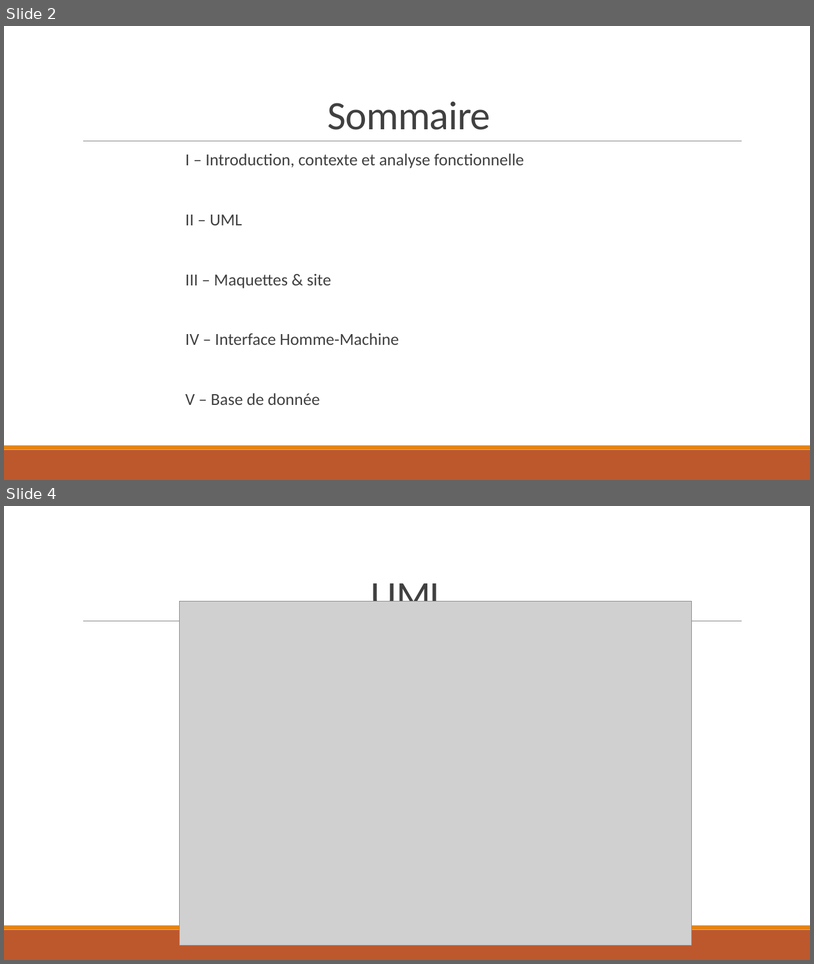
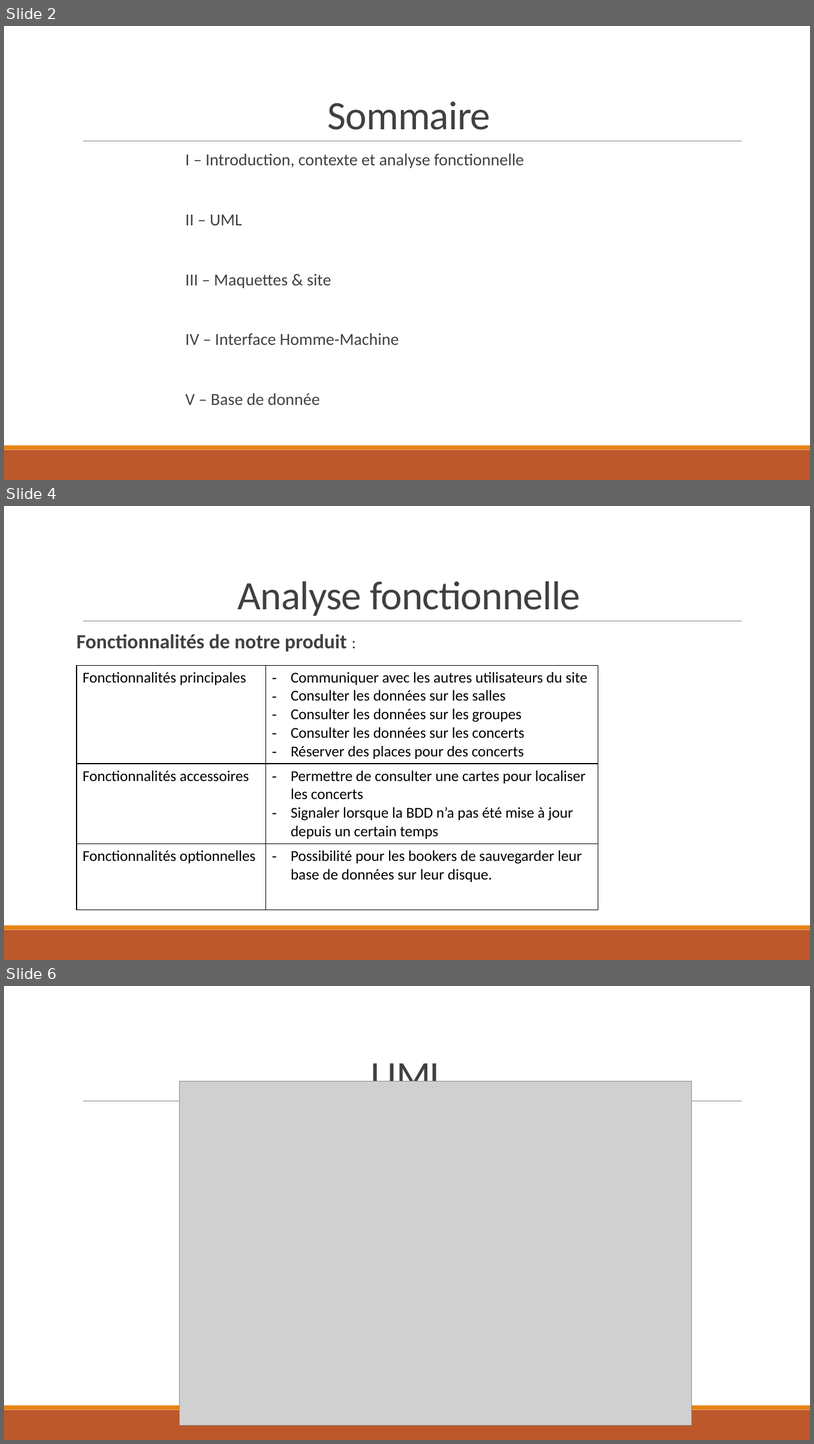
Before and after one commit to Orionde/Mew-Project, a slide deck: blabla/Rendu/Projet Booker it2 - V1.pptx. Shown one above the other, each under a label of ours: slides 2 and 4 before the commit, slides 2, 4 and 6 after it; the slides between them are not shown. The pictures are 814x964 and 814x1444 pixels, drawn with LibreOffice and Linux fonts; fonts in the diff are those of the drawing; grey boxes stand for pictures. Boxes give left, top, right and bottom in pixels: in the first picture for what was removed or moved away, otherwise in the second. Text is boxed around its words. In the diff, an @@ line names an element or a change of style, - is before the commit and + after.

```diff
--- a/blabla/Rendu/Projet Booker it2 - V1.pptx
+++ b/blabla/Rendu/Projet Booker it2 - V1.pptx
@@ slide 4 added at bbox=[4, 506, 810, 960], background #FFFFFF; not listed: 3 template elements that a slide beside it also shows @@
@@ title added at bbox=[237, 581, 581, 616], 48 pt, text #404040 @@
+Analyse fonctionnelle
@@ text added at bbox=[77, 634, 347, 652], 24 pt, text #404040, bold @@
+Fonctionnalités de notre produit :
@@ table added at bbox=[77, 665, 599, 906], 3 rows, 2 columns @@
+Fonctionnalités principales | Communiquer avec les autres utilisateurs du site / Consulter les données sur les salles / Consulter les données sur les groupes / Consulter les données sur les concerts / Réserver des places pour des concerts
+Fonctionnalités accessoires | Permettre de consulter une cartes pour localiser les concerts / Signaler lorsque la BDD n’a pas été mise à jour depuis un certain temps
+Fonctionnalités optionnelles | Possibilité pour les bookers de sauvegarder leur base de données sur leur disque.
@@ what was slide 4 is now slide 6 @@
```
Also in this commit, not shown: 2 other slides added, 1 slide removed.
